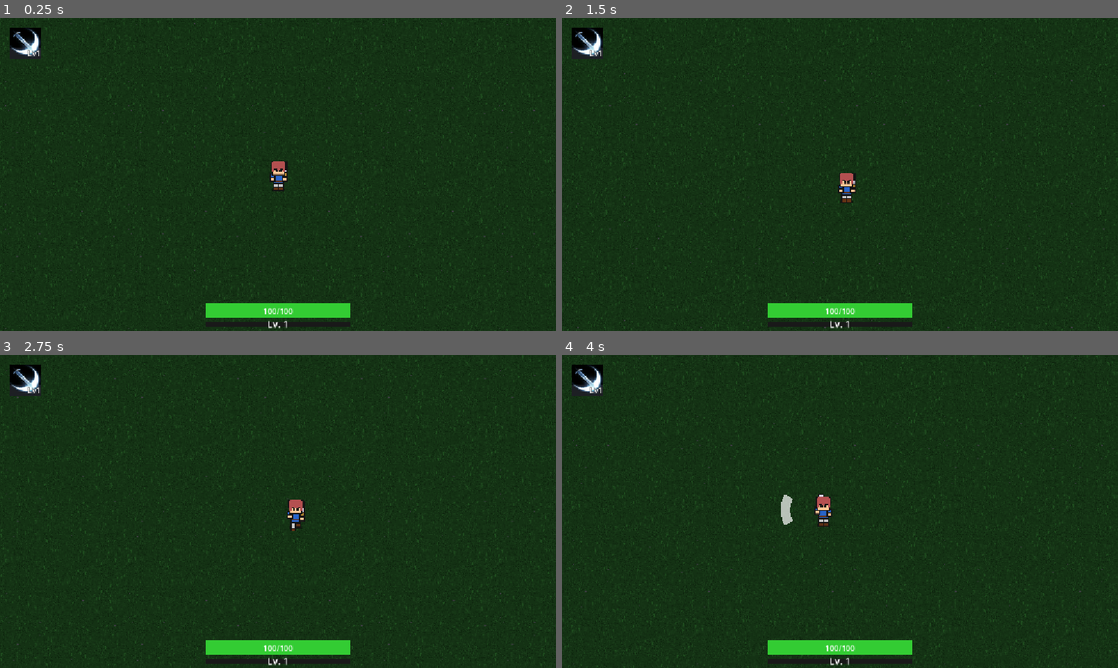
Above: before the commit, frames 1-4 (two rows, left to right).
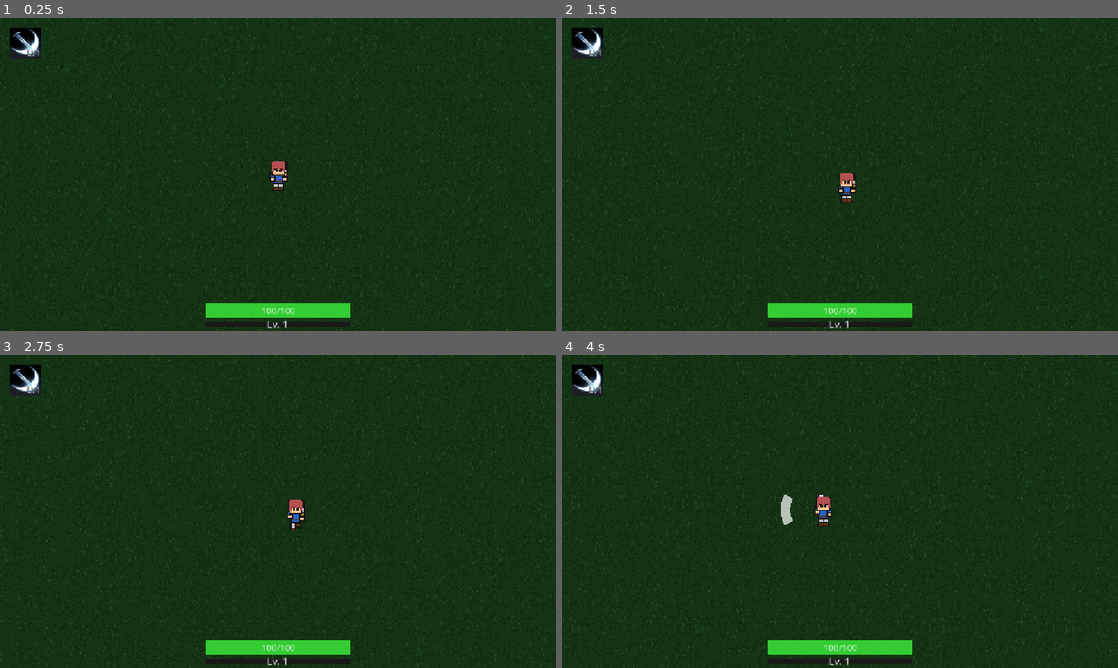
Above: after the commit, the same moments.

Repository: ateliee/game-by-antigravity
Game: Godot game, scene res://scenes/main.tscn
The game is run twice, just before and just after one commit, with the same random seed, the same clock (stepped at 60 frames per second) and the same inputs.
Inputs:
- Up to frame 1 (0.25 s): no input
- Up to frame 2 (1.5 s): tap Enter at 0.5 s; hold Right (ui_right) 0.53-1.28 s; hold Down (ui_down) from 1.28 s (still down)
- Up to frame 3 (2.75 s): release Down (ui_down) at 2.03 s; hold Right (ui_right) from 2.03 s (still down)
- Up to frame 4 (4 s): release Right (ui_right) at 2.78 s; hold Up (ui_up) 2.78-3.53 s; hold Left (ui_left) from 3.53 s (still down)

The runs differ from the first frame. In frame 1, 0.1% of the frame differs, in the area x 4-53%, y 10-100%; in frame 2, 0.1%; in frame 3, 0.1%; in frame 4, 0.1%.

Commit message:
feat: 新しいフォントとカスタムテーマを追加し、プロジェクトに適用

Diff:
--- a/project.godot
+++ b/project.godot
@@ -25,3 +25,8 @@
 window/size/viewport_height=648
 window/stretch/mode="canvas_items"
 window/stretch/aspect="keep"
+
+
+[gui]
+
+theme/custom="res://theme.tres"
--- /dev/null
+++ b/theme.tres
@@ -0,0 +1,6 @@
+[gd_resource type="Theme" format=3 uid="uid://b2v8m4x5n6q"]
+
+[ext_resource type="FontFile" uid="uid://c7x6y5z4w3v" path="res://assets/fonts/MPLUS1p-Regular.ttf" id="1_font"]
+
+[resource]
+default_font = ExtResource("1_font")
Binary file added: assets/fonts/MPLUS1p-Regular.ttf
Not shown, added: assets/fonts/MPLUS1p-Regular.ttf.import
Not shown, changed: docs/index.html
Not shown, changed: docs/index.pck
